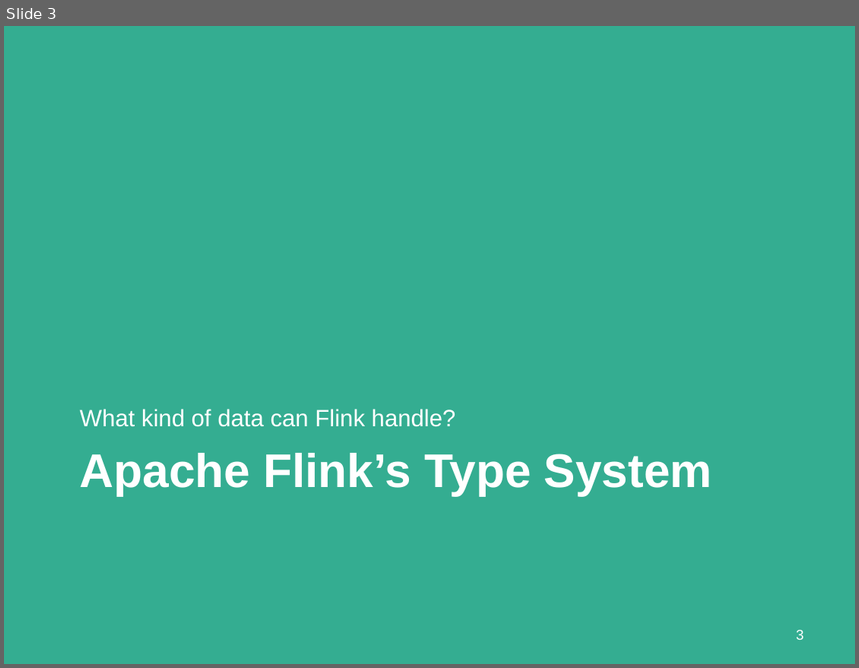
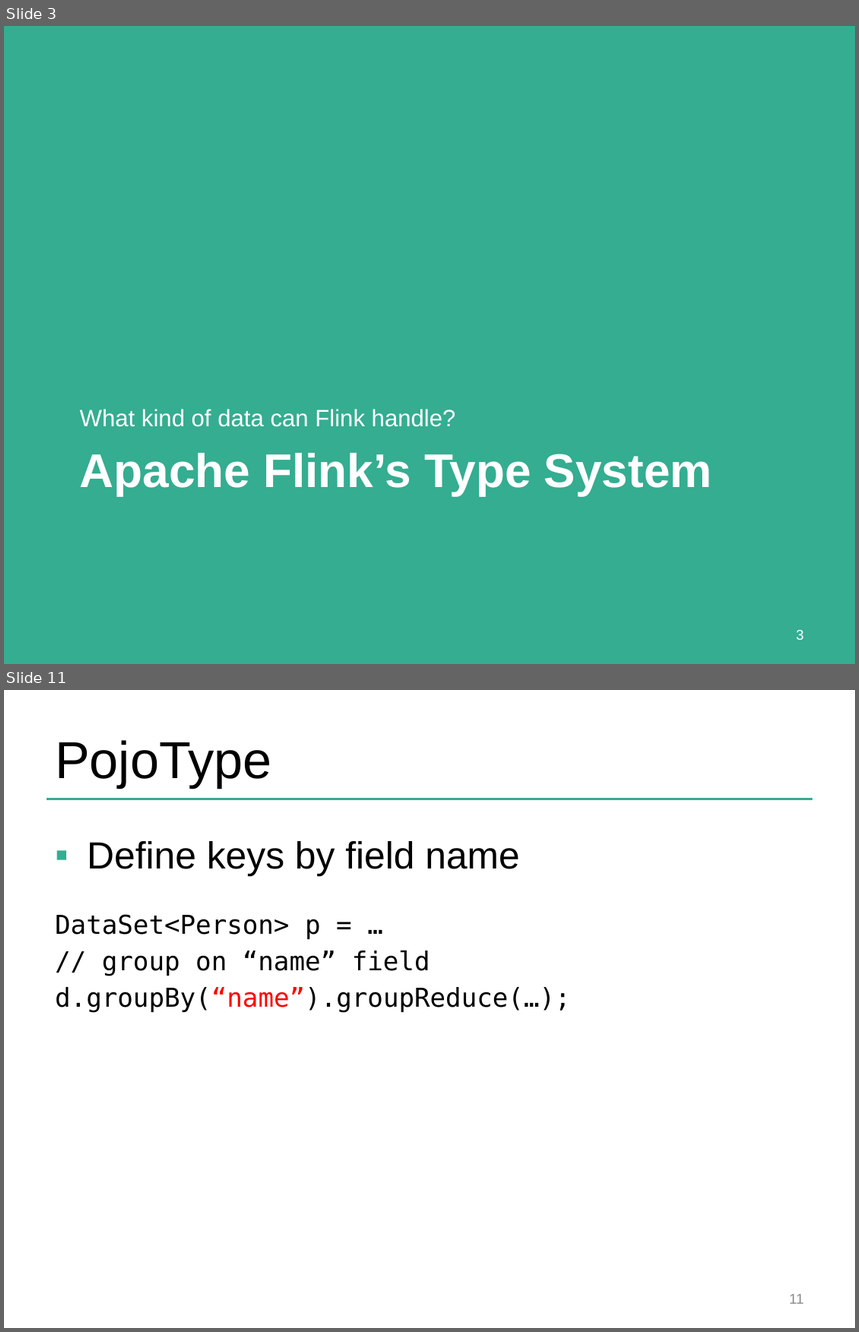
Before and after one commit to dataArtisans/flink-training-web, a slide deck: slides/flink_batch_advanced.pptx. Shown one above the other, each under a label of ours: slide 3 before the commit, slides 3 and 11 after it; the slides between them are not shown. The pictures are 859x668 and 859x1332 pixels, drawn with LibreOffice and Linux fonts; fonts in the diff are those of the drawing; background and template pictures are left out. Boxes give left, top, right and bottom in pixels: in the first picture for what was removed or moved away, otherwise in the second. Text is boxed around its words. In the diff, an @@ line names an element or a change of style, - is before the commit and + after.

Commit message:
Separated DataSet Advanced and Table API slides. Reworked data types and key section in DataSet Advanced

```diff
--- a/slides/flink_batch_advanced.pptx
+++ b/slides/flink_batch_advanced.pptx
@@ slide 11 added at (x1=4, y1=690, x2=855, y2=1328), background #FFFFFF @@
@@ title added at (x1=55, y1=740, x2=272, y2=787), 44 pt, text #000000 @@
+PojoType
@@ line added from (47, 799) to (813, 799), #34AD91 2 pt @@
@@ text added at (x1=55, y1=841, x2=571, y2=1013), 22 pt, text #000000 @@
+▪ Define keys by field name
+DataSet<Person> p = …
+// group on “name” field
+d.groupBy(“name”).groupReduce(…);
@@ page number added at (x1=789, y1=1294, x2=804, y2=1304), 12 pt, text #8C8C8C @@
+11
```
Also in this commit, not shown: 3 slides changed, 10 other slides added, 23 slides removed, 1 other file.
